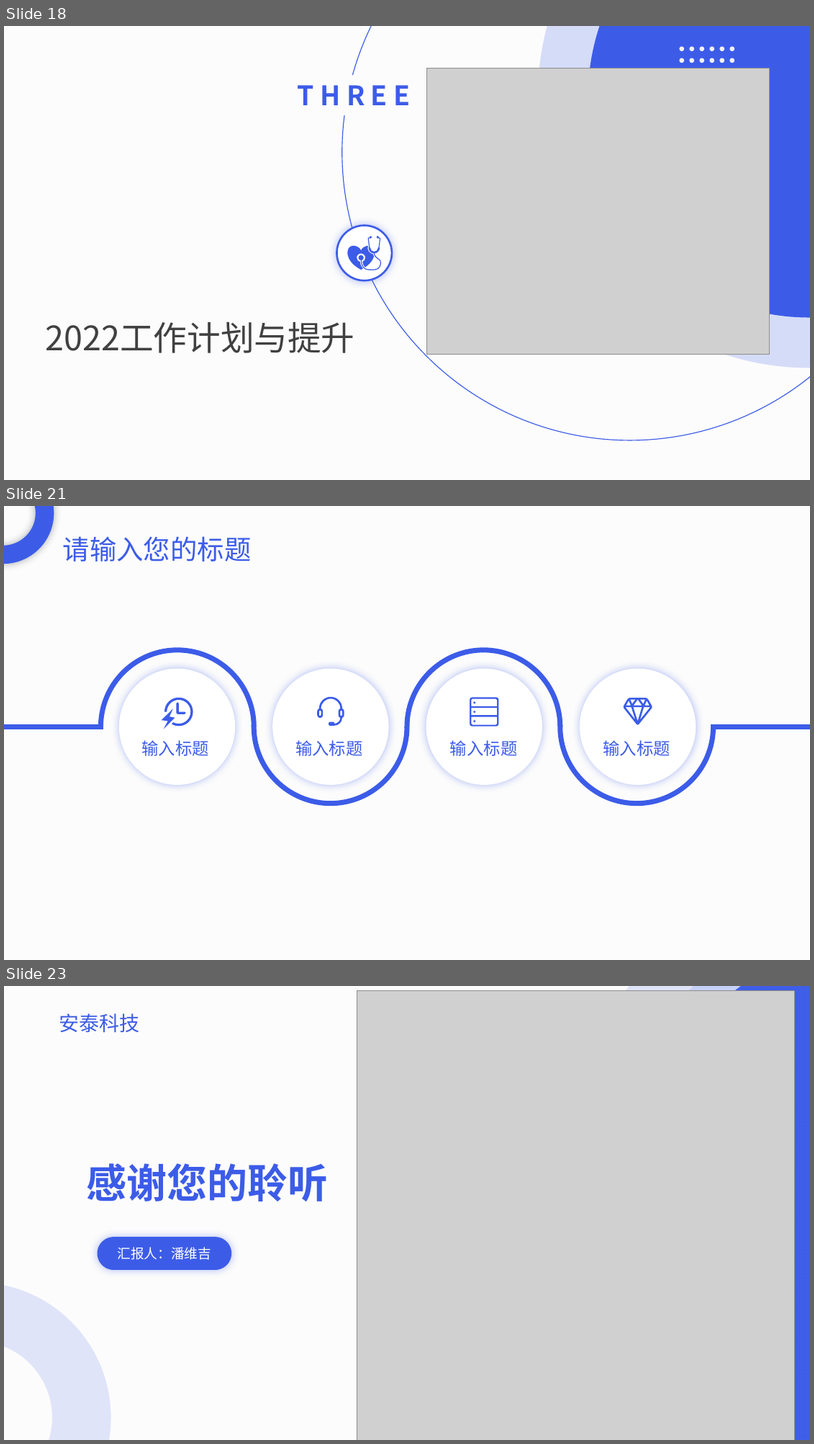
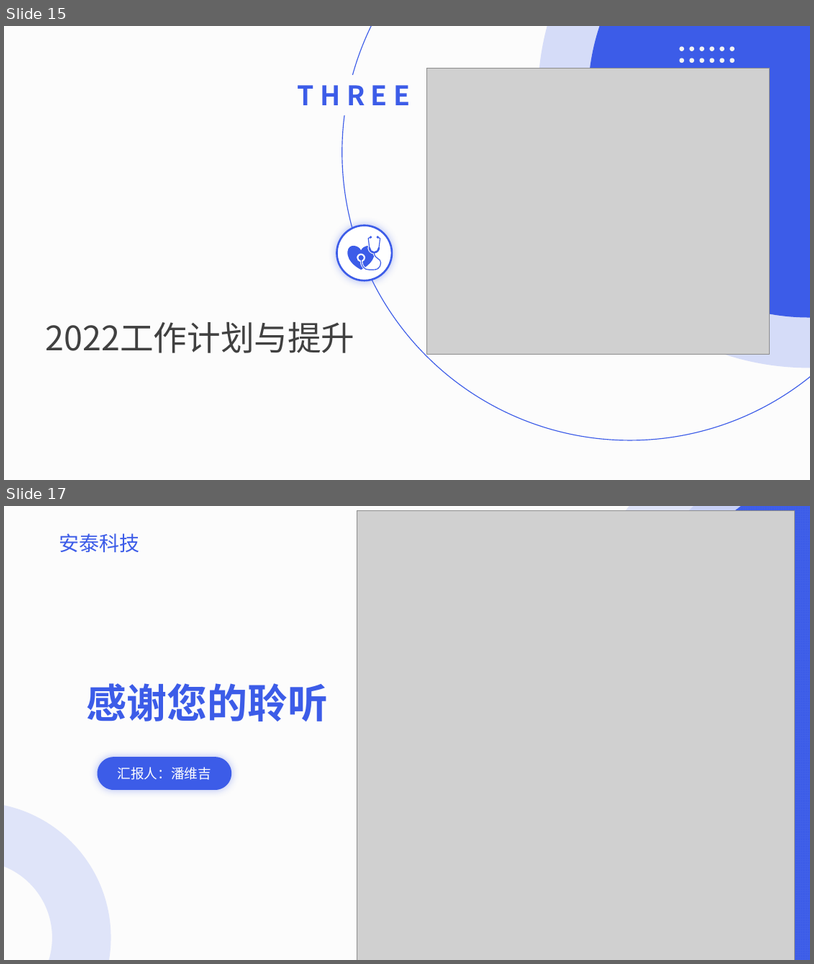
Before and after one commit to DreamPWJ/spring-boot-bug, a slide deck: 潘维吉2021工作总结.pptx. Shown one above the other, each under a label of ours: slides 18, 21 and 23 before the commit, slides 15 and 17 after it; the slides between them are not shown. The pictures are 814x1444 and 814x964 pixels, drawn with LibreOffice and Linux fonts; fonts in the diff are those of the drawing; grey boxes stand for pictures. Boxes give left, top, right and bottom in pixels: in the first picture for what was removed or moved away, otherwise in the second. Text is boxed around its words. In the diff, an @@ line names an element or a change of style, - is before the commit and + after.

```diff
--- a/潘维吉2021工作总结.pptx
+++ b/潘维吉2021工作总结.pptx
@@ slide 21 removed at [4, 506, 810, 960], background #F2F2F2 at 20% opacity @@
@@ freeform shape removed at [4, 506, 54, 564] @@
@@ text removed at [63, 536, 251, 561] @@
-请输入您的标题
@@ ellipse removed at [119, 668, 235, 784] @@
@@ ellipse removed at [580, 668, 696, 784] @@
@@ freeform shape removed at [161, 698, 193, 728] @@
@@ freeform shape removed at [624, 698, 653, 725] @@
@@ text removed at [142, 740, 208, 756] @@
-输入标题
@@ group removed at [273, 668, 388, 784]: 2 freeform shapes, 1 ellipse, 1 text @@
-输入标题
@@ group removed at [426, 668, 543, 784]: 2 freeform shapes, 1 ellipse, 1 text @@
-输入标题
@@ text removed at [604, 740, 671, 756] @@
-输入标题
@@ group removed at [4, 650, 810, 803]: 4 arc (boxed as its full ellipse)s, 2 lines @@
@@ what was slide 18 is now slide 15 @@
@@ what was slide 23 is now slide 17 @@
```
Also in this commit, not shown: 1 slide changed, 4 slides added, 9 other slides removed.
